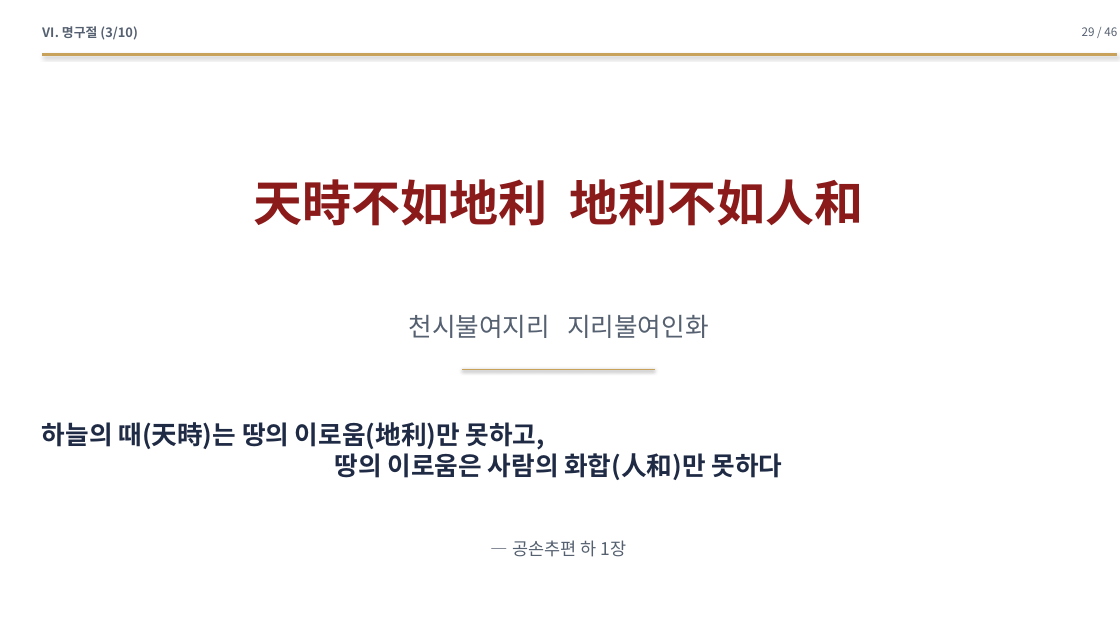
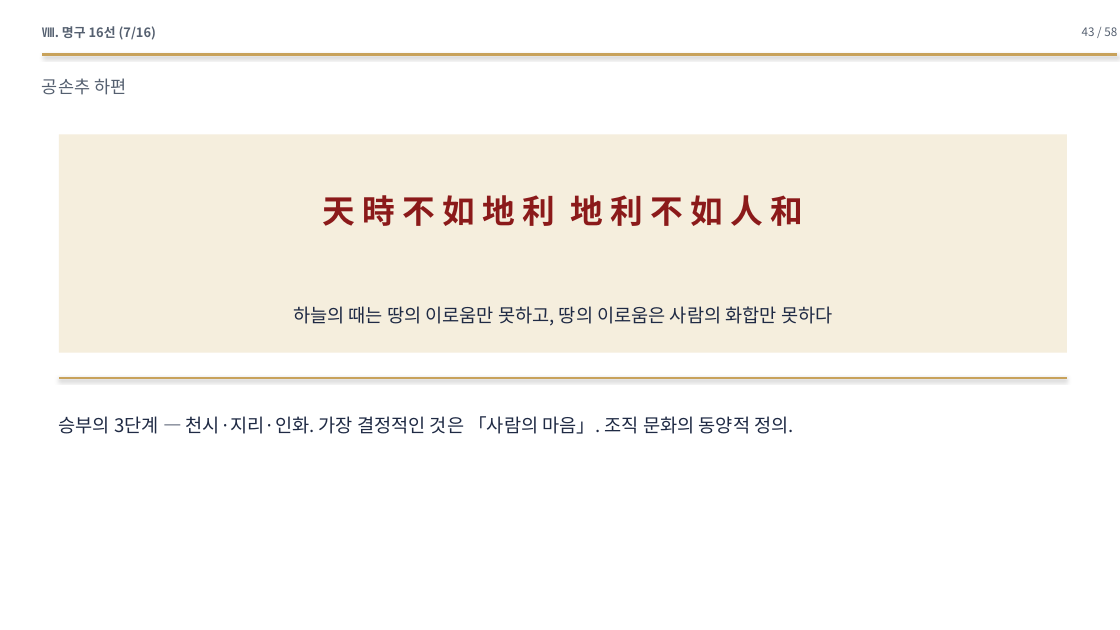
Before and after one commit to hpark1947/Oriental-Classics2, a slide deck: slide 43 of 발표자료/맹자_발표자료.pptx (slide 29 before the commit). Drawn at 1120x630 pixels with LibreOffice and Linux fonts; fonts in the diff are those of the drawing. Boxes give left, top, right and bottom in pixels: in the first picture for what was removed or moved away, otherwise in the second. Text is boxed around its words. In the diff, an @@ line names an element or a change of style, - is before the commit and + after.

```diff
--- a/발표자료/맹자_발표자료.pptx
+++ b/발표자료/맹자_발표자료.pptx
@@ text at [42, 26, 156, 40]: text changed @@
-Ⅵ. 명구절 (3/10)
+Ⅷ. 명구 16선 (7/16)
@@ text at [1082, 27, 1117, 36]: text changed @@
-29 / 46
+43 / 58
@@ text at [42, 78, 126, 95]: text changed @@
-— 공손추편 하 1장
+공손추 하편
@@ rectangle added at [59, 134, 1067, 353], fill #F5EEDD @@
@@ text at [323, 195, 803, 226]: text changed; size 42 to 28 pt @@
-天時不如地利 地利不如人和
+天 時 不 如 地 利 地 利 不 如 人 和
@@ text at [293, 306, 832, 326]: text changed; size 22 to 16 pt; bold off @@
-하늘의 때(天時)는 땅의 이로움(地利)만 못하고,
-땅의 이로움은 사람의 화합(人和)만 못하다
+하늘의 때는 땅의 이로움만 못하고, 땅의 이로움은 사람의 화합만 못하다
@@ text removed at [409, 315, 708, 338] @@
-천시불여지리 지리불여인화
@@ line added from (59, 378) to (1067, 378), #C8A25B 2 pt @@
@@ line removed from (462, 370) to (655, 370) @@
@@ text added at [59, 416, 794, 434], 16 pt, text #1F2A44 @@
+승부의 3단계 — 천시·지리·인화. 가장 결정적인 것은 「사람의 마음」. 조직 문화의 동양적 정의.
```
Also in this commit, not shown: 7 other slides changed, 50 slides added, 38 slides removed, 1 other file.
